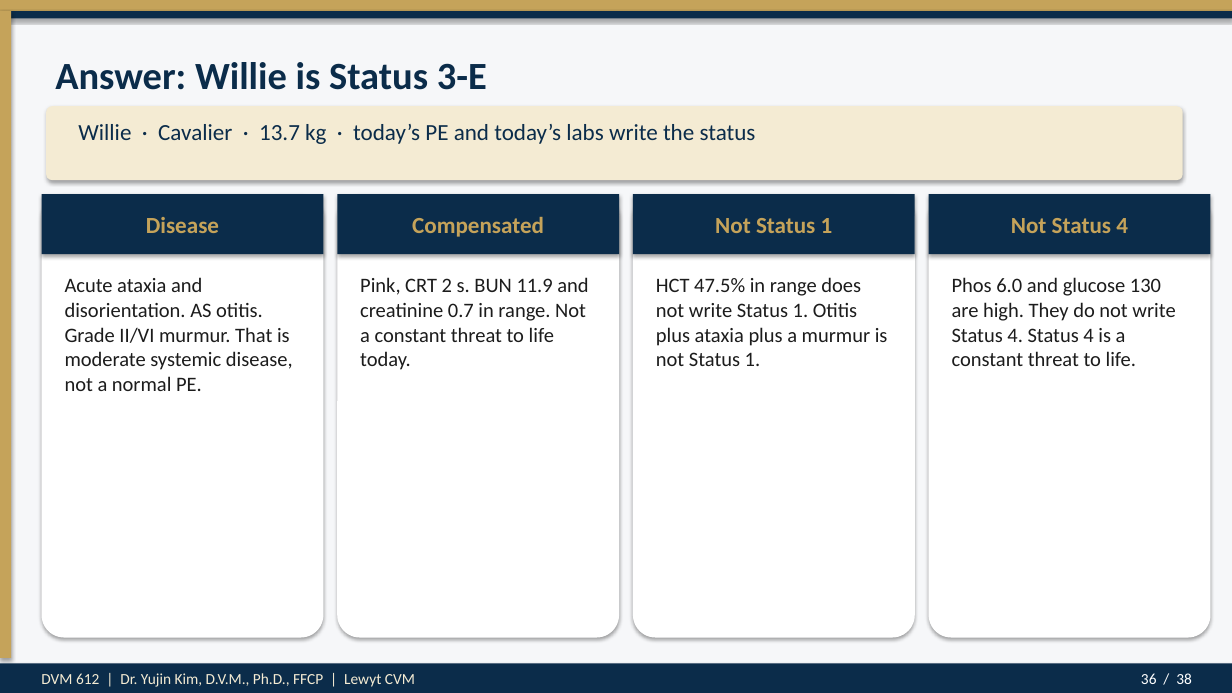
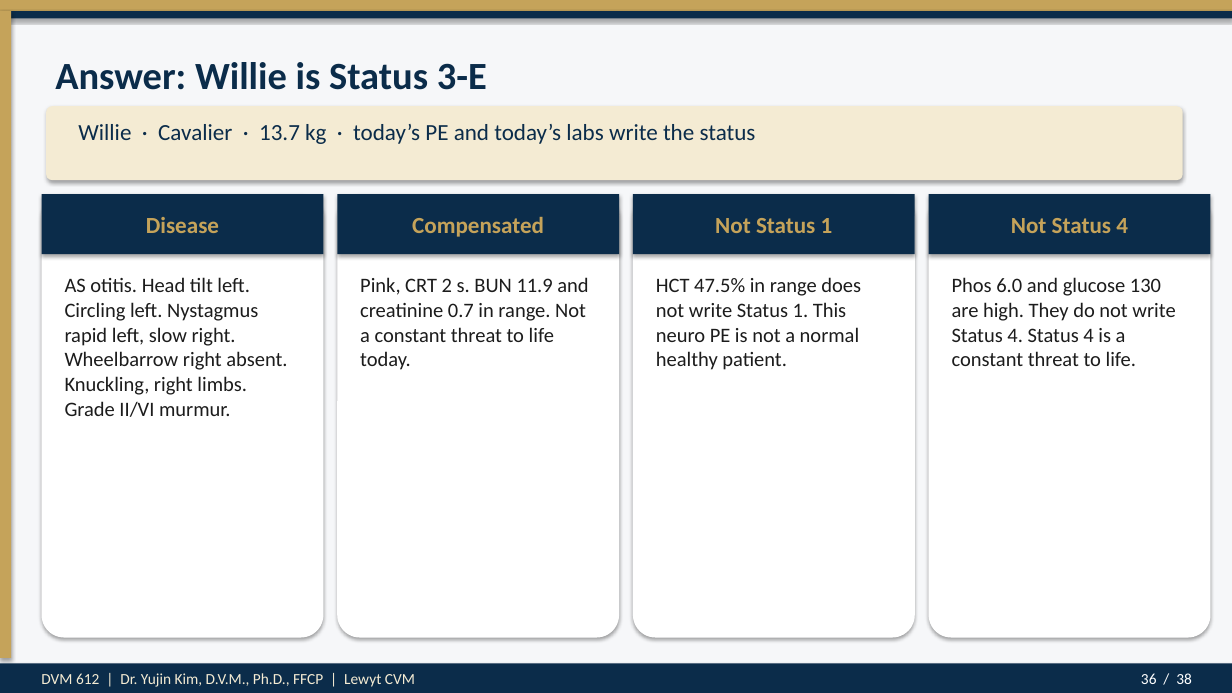
Before and after one commit to drkimvet/happycare, a slide deck: slide 36 of lectures/DVM-612_Week4_Preop_PatientPrep_Postop.pptx. Drawn at 1232x693 pixels with LibreOffice and Linux fonts; fonts in the diff are those of the drawing. Boxes give left, top, right and bottom in pixels: in the first picture for what was removed or moved away, otherwise in the second. Text is boxed around its words. In the diff, an @@ line names an element or a change of style, - is before the commit and + after.

```diff
--- a/lectures/DVM-612_Week4_Preop_PatientPrep_Postop.pptx
+++ b/lectures/DVM-612_Week4_Preop_PatientPrep_Postop.pptx
@@ text at (65, 277, 287, 417): text changed @@
-Acute ataxia and disorientation. AS otitis. Grade II/VI murmur. That is moderate systemic disease, not a normal PE.
+AS otitis. Head tilt left. Circling left. Nystagmus rapid left, slow right. Wheelbarrow right absent. Knuckling, right limbs. Grade II/VI murmur.
@@ text at (656, 277, 861, 370): text changed @@
-HCT 47.5% in range does not write Status 1. Otitis plus ataxia plus a murmur is not Status 1.
+HCT 47.5% in range does not write Status 1. This neuro PE is not a normal healthy patient.
```
Also in this commit, not shown: 1 other slide changed, 5 other files.
